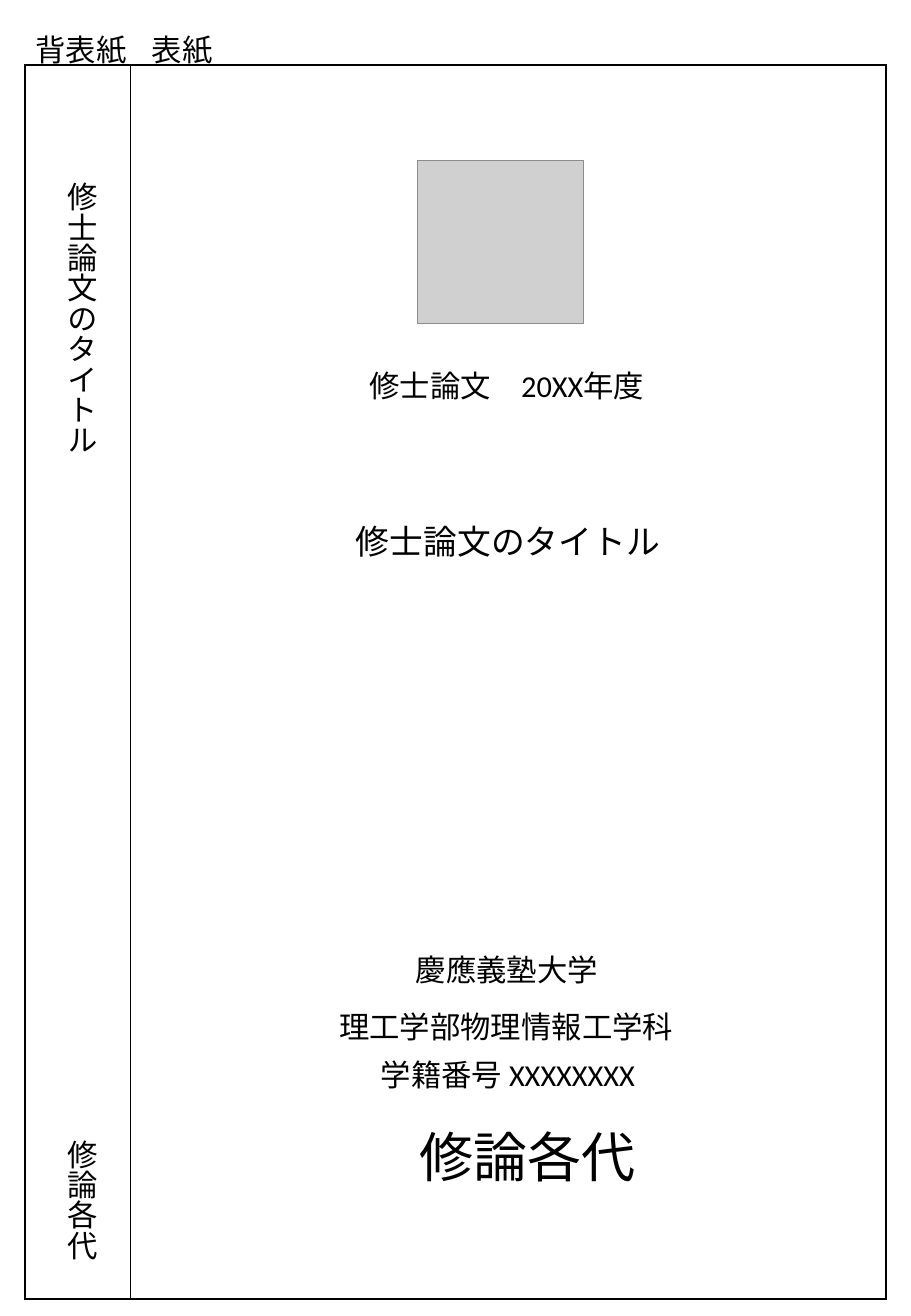
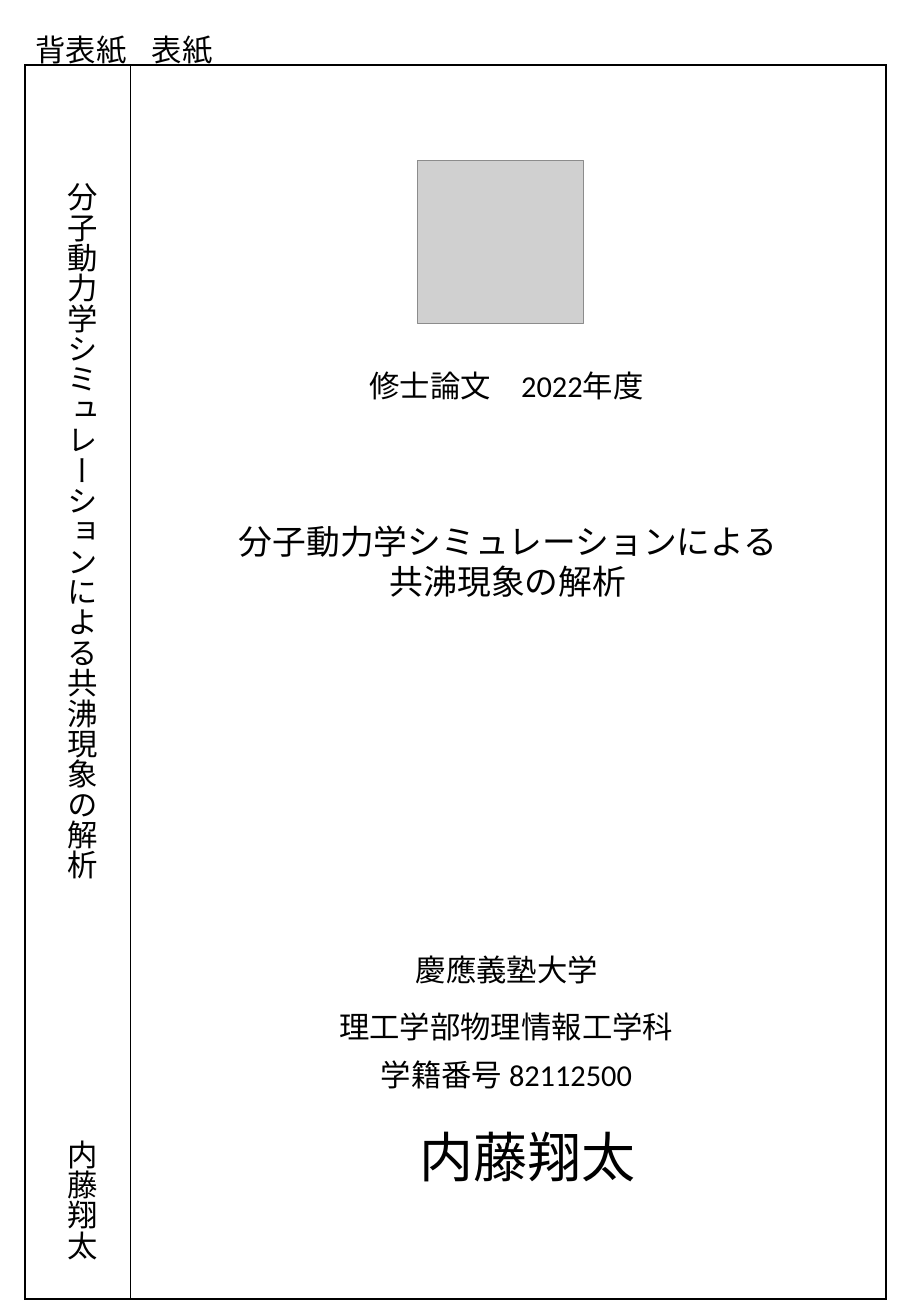
Before and after one commit to bwkw/master-thesis, a slide deck: slide 1 of cover.pptx. Drawn at 911x1316 pixels with LibreOffice and Linux fonts; fonts in the diff are those of the drawing; grey boxes stand for pictures. Boxes give left, top, right and bottom in pixels: in the first picture for what was removed or moved away, otherwise in the second. Text is boxed around its words. In the diff, an @@ line names an element or a change of style, - is before the commit and + after.

Commit message:
:memo: updates cover.pptx

```diff
--- a/cover.pptx
+++ b/cover.pptx
@@ text at [67,183,97,879]: text changed @@
-修士論文のタイトル
+分子動力学シミュレーションによる共沸現象の解析
@@ text at [369,371,643,400]: text changed @@
-修士論文 20XX年度
+修士論文 2022年度
@@ text at [239,525,777,597]: text changed @@
-修士論文のタイトル
+分子動力学シミュレーションによる
+共沸現象の解析
@@ text at [381,1060,632,1089]: text changed @@
-学籍番号 XXXXXXXX
+学籍番号 82112500
@@ text at [420,1131,636,1182]: text changed @@
-修論各代
+内藤翔太
@@ text at [67,1140,97,1260]: text changed @@
-修論各代
+内藤翔太
```
